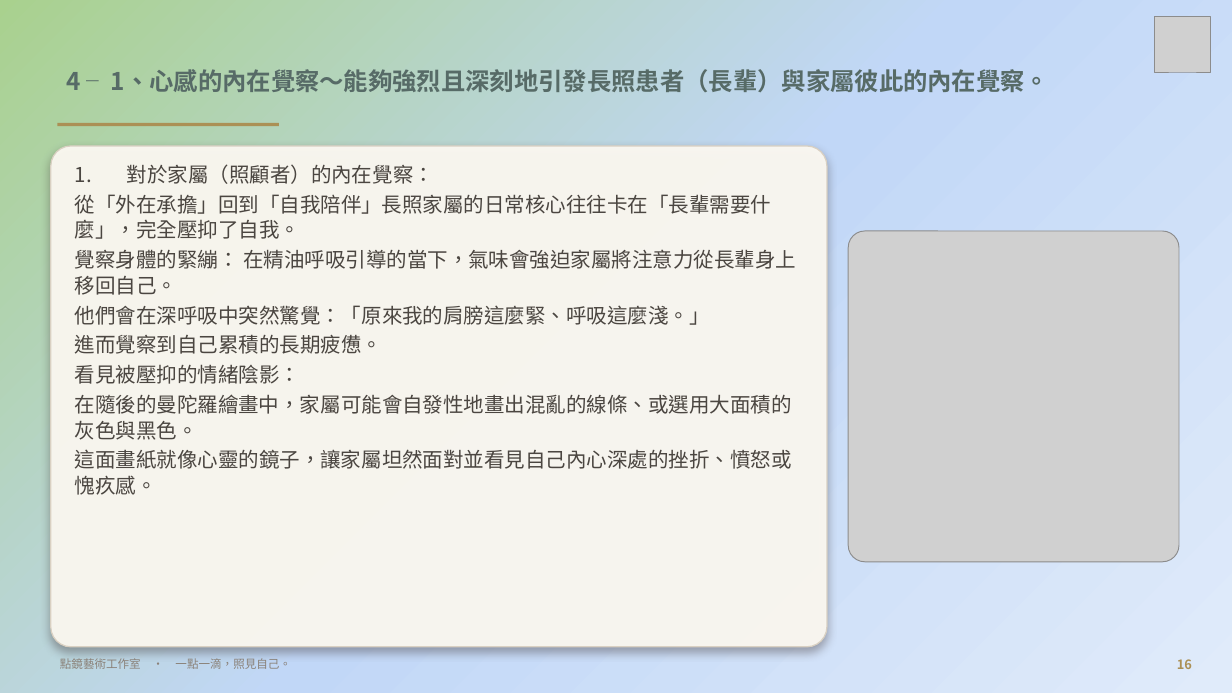
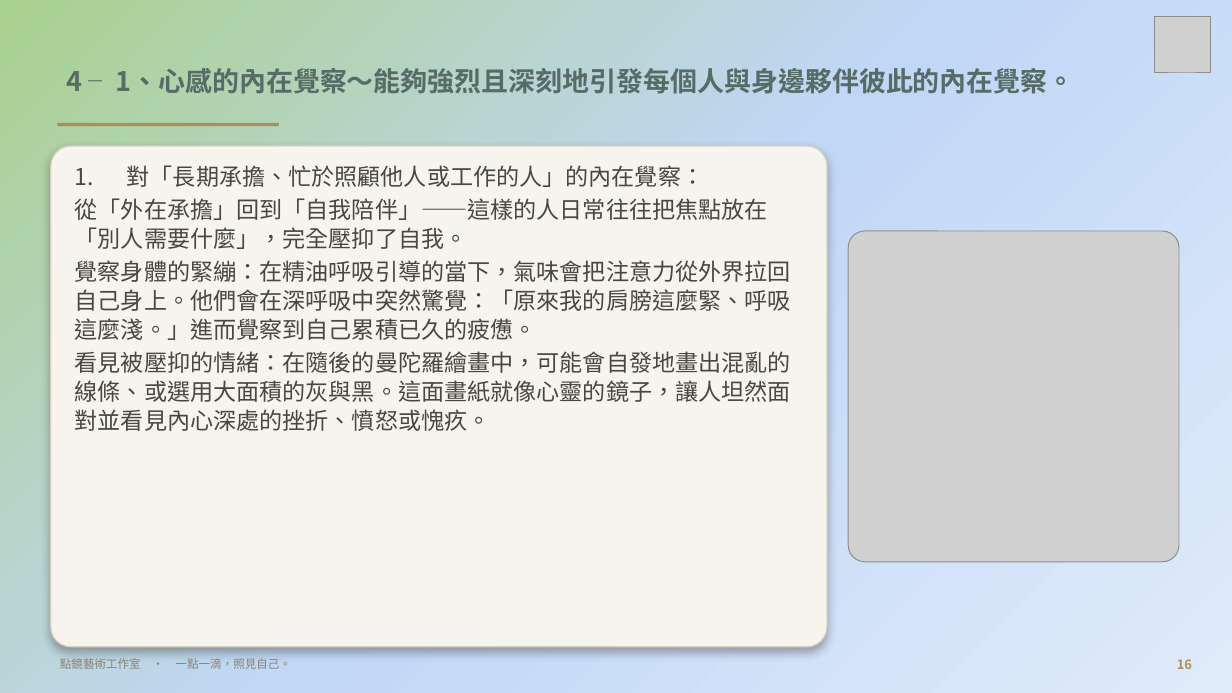
Before and after one commit to serina168/mandala-beginner, a slide deck: slide 16 of 繽紛五感體驗曼陀羅書籤畫_課程大綱.pptx. Drawn at 1232x693 pixels with LibreOffice and Linux fonts; fonts in the diff are those of the drawing; grey boxes stand for pictures; background and template pictures are left out. Boxes give left, top, right and bottom in pixels: in the first picture for what was removed or moved away, otherwise in the second. Text is boxed around its words. In the diff, an @@ line names an element or a change of style, - is before the commit and + after.

```diff
--- a/繽紛五感體驗曼陀羅書籤畫_課程大綱.pptx
+++ b/繽紛五感體驗曼陀羅書籤畫_課程大綱.pptx
@@ title at <box>67,63,1075,98</box>: text changed; size 19 to 21 pt @@
-4 ╴1、心感的內在覺察～能夠強烈且深刻地引發長照患者（長輩）與家屬彼此的內在覺察。
+4 ╴1、心感的內在覺察～能夠強烈且深刻地引發每個人與身邊夥伴彼此的內在覺察。
@@ text at <box>75,165,791,431</box>: text changed; size 16 to 18 pt @@
-1. 對於家屬（照顧者）的內在覺察：
-從「外在承擔」回到「自我陪伴」長照家屬的日常核心往往卡在「長輩需要什麼」，完全壓抑了自我。
-覺察身體的緊繃： 在精油呼吸引導的當下，氣味會強迫家屬將注意力從長輩身上移回自己。
-他們會在深呼吸中突然驚覺：「原來我的肩膀這麼緊、呼吸這麼淺。」
-進而覺察到自己累積的長期疲憊。
-看見被壓抑的情緒陰影：
-在隨後的曼陀羅繪畫中，家屬可能會自發性地畫出混亂的線條、或選用大面積的灰色與黑色。
-這面畫紙就像心靈的鏡子，讓家屬坦然面對並看見自己內心深處的挫折、憤怒或愧疚感。
+1. 對「長期承擔、忙於照顧他人或工作的人」的內在覺察：
+從「外在承擔」回到「自我陪伴」——這樣的人日常往往把焦點放在「別人需要什麼」，完全壓抑了自我。
+覺察身體的緊繃：在精油呼吸引導的當下，氣味會把注意力從外界拉回自己身上。他們會在深呼吸中突然驚覺：「原來我的肩膀這麼緊、呼吸這麼淺。」進而覺察到自己累積已久的疲憊。
+看見被壓抑的情緒：在隨後的曼陀羅繪畫中，可能會自發地畫出混亂的線條、或選用大面積的灰與黑。這面畫紙就像心靈的鏡子，讓人坦然面對並看見內心深處的挫折、憤怒或愧疚。
```
Also in this commit, not shown: 11 other slides changed, 1 other file.
